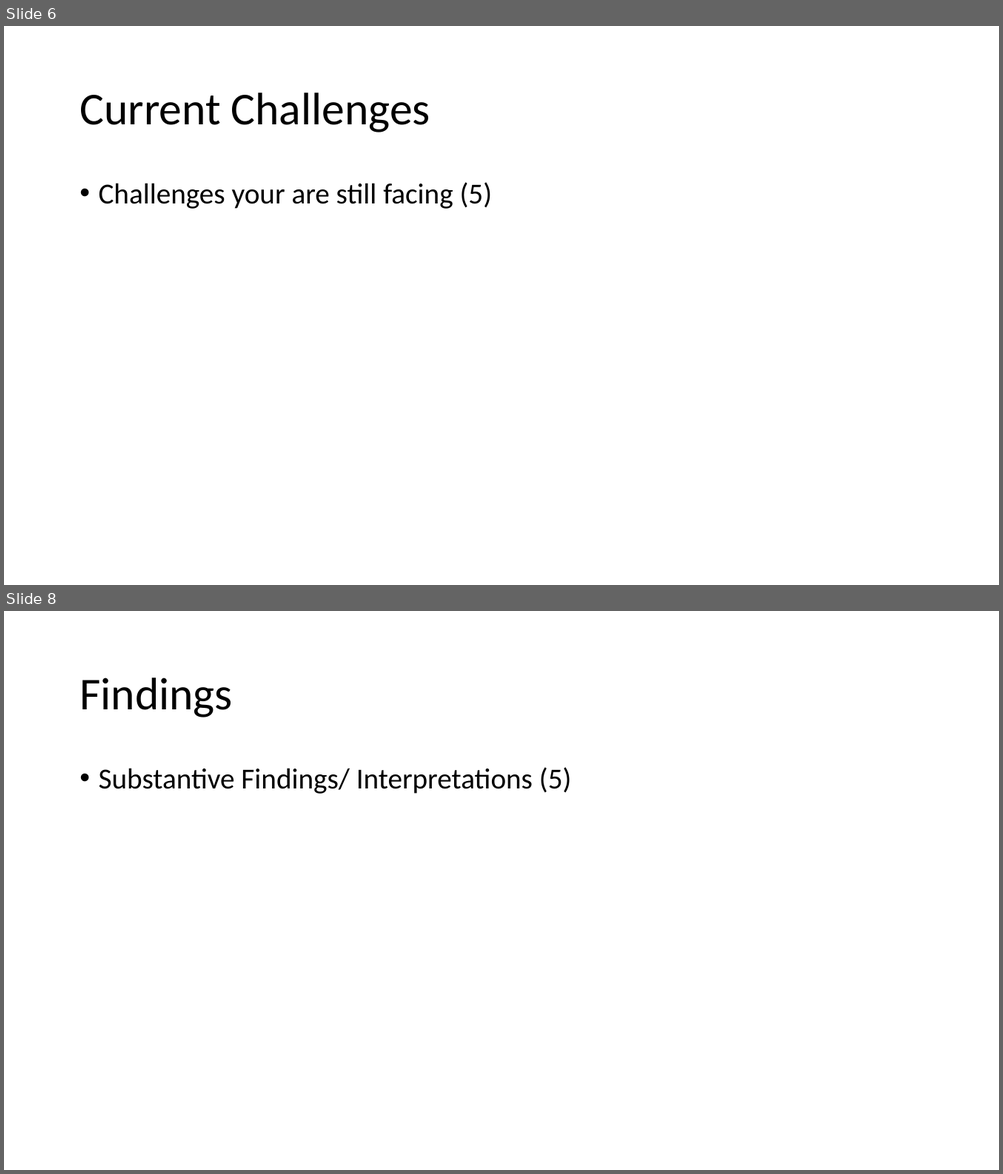
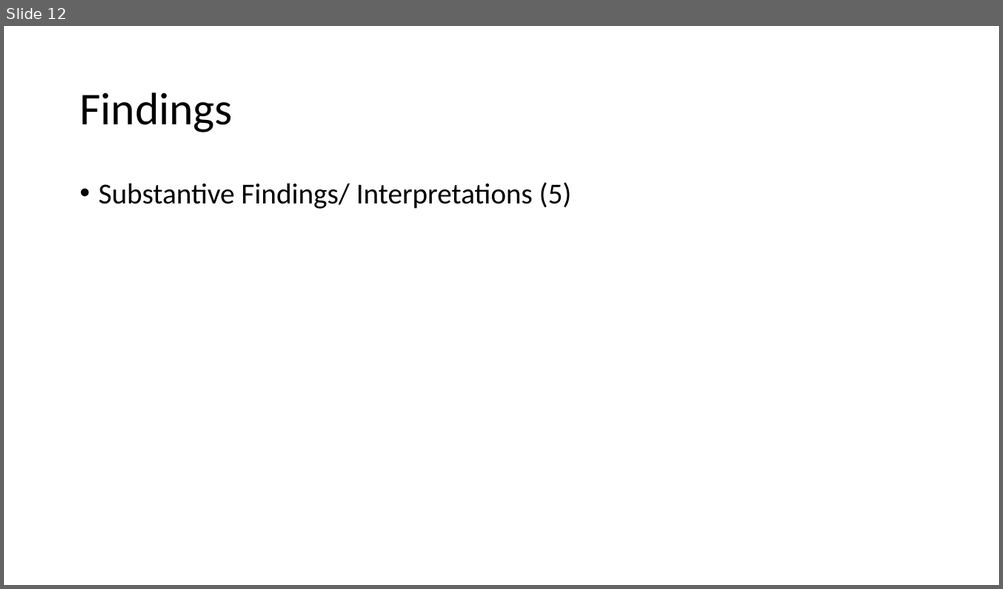
Before and after one commit to apedraza1234/socialfear, a slide deck: class_presentation.pptx. Shown one above the other, each under a label of ours: slides 6 and 8 before the commit, slide 12 after it; the slides between them are not shown. The pictures are 1003x1174 and 1003x589 pixels, drawn with LibreOffice and Linux fonts; fonts in the diff are those of the drawing. Boxes give left, top, right and bottom in pixels: in the first picture for what was removed or moved away, otherwise in the second. Text is boxed around its words. In the diff, an @@ line names an element or a change of style, - is before the commit and + after.

```diff
--- a/class_presentation.pptx
+++ b/class_presentation.pptx
@@ slide 6 removed at (4,26,999,585), background #FFFFFF @@
@@ title removed at (79,93,430,133) @@
-Current Challenges
@@ text removed at (99,182,492,209) @@
-• Challenges your are still facing (5)
@@ what was slide 8 is now slide 12 @@
```
Also in this commit, not shown: 3 slides changed, 8 slides added, 3 other slides removed, 4 other files.
